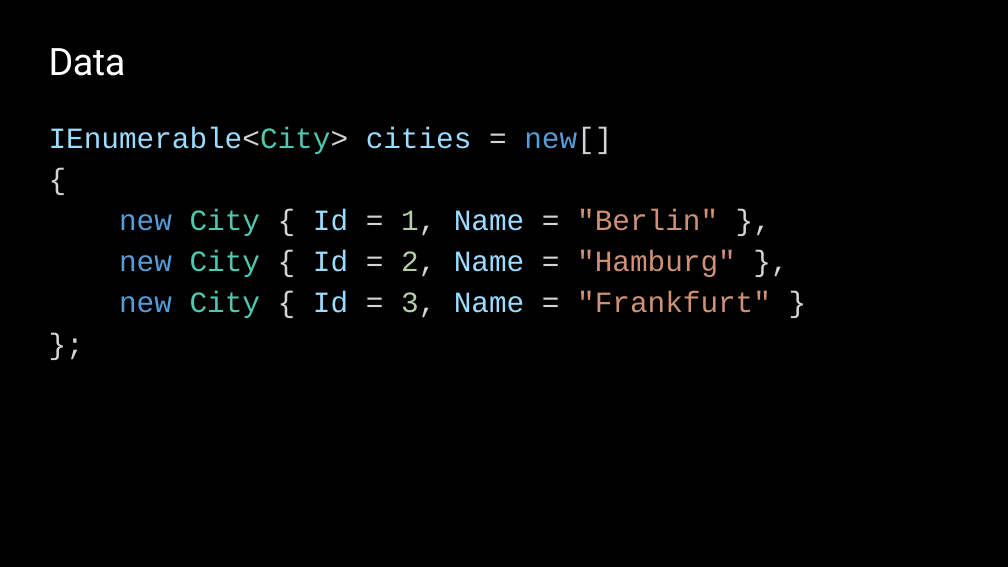
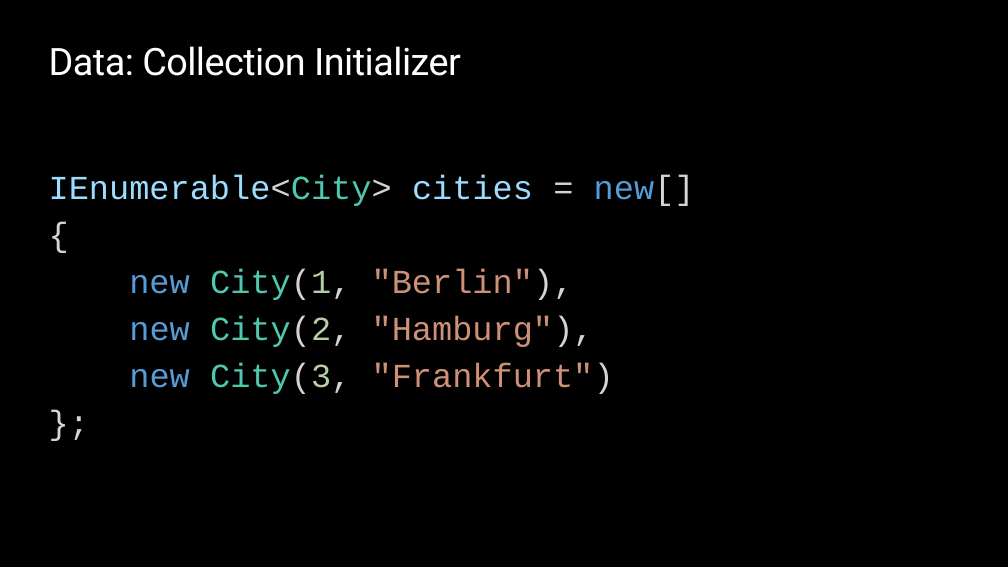
Before and after one commit to ondfisk/BDSA2020, a slide deck: slide 16 of Slides/Lecture03 - Lambdas and LINQ.pptx. Drawn at 1008x567 pixels with LibreOffice and Linux fonts; fonts in the diff are those of the drawing; background and template pictures are left out. Boxes give left, top, right and bottom in pixels: in the first picture for what was removed or moved away, otherwise in the second. Text is boxed around its words. In the diff, an @@ line names an element or a change of style, - is before the commit and + after.

```diff
--- a/Slides/Lecture03 - Lambdas and LINQ.pptx
+++ b/Slides/Lecture03 - Lambdas and LINQ.pptx
@@ title at (x1=49, y1=46, x2=461, y2=76): text changed @@
-Data
+Data: Collection Initializer
@@ text at (x1=49, y1=174, x2=695, y2=206): size 28 to 32 pt in "IEnumerable<City> cities = new[]", "{", "};" @@
@@ text at (x1=129, y1=269, x2=614, y2=394): text changed; size 28 to 32 pt @@
-new City { Id = 1, Name = "Berlin" },
-new City { Id = 2, Name = "Hamburg" },
-new City { Id = 3, Name = "Frankfurt" }
+new City(1, "Berlin"),
+new City(2, "Hamburg"),
+new City(3, "Frankfurt")
```
Also in this commit, not shown: 4 other slides changed, 3 slides added, 1 other file.
